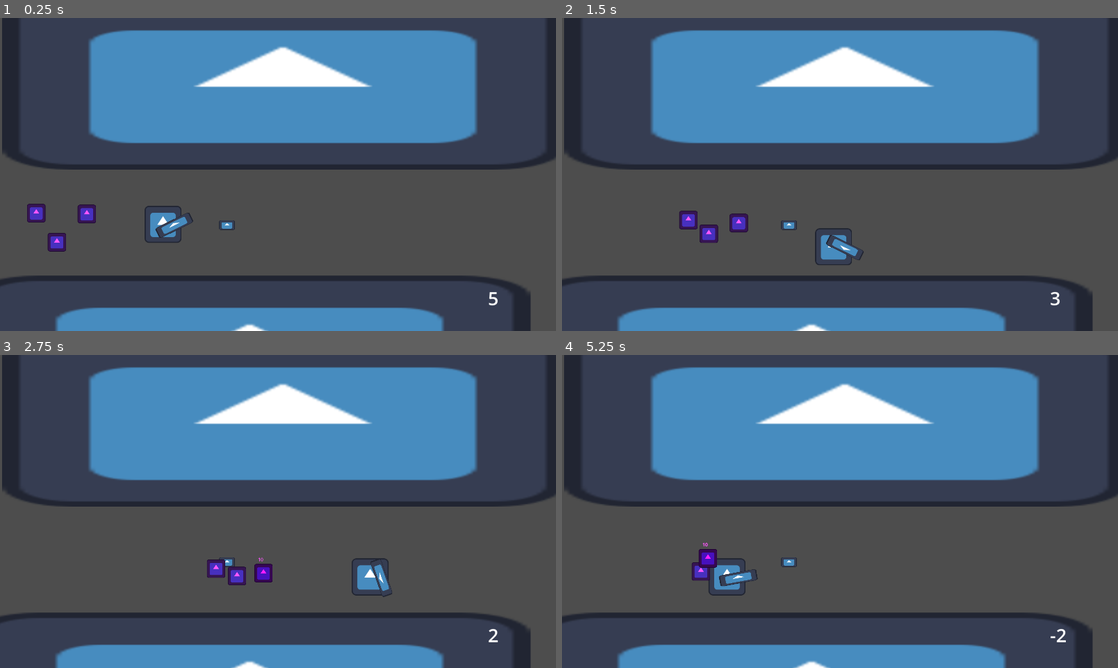
Above: before the commit, frames 1-4 (two rows, left to right).
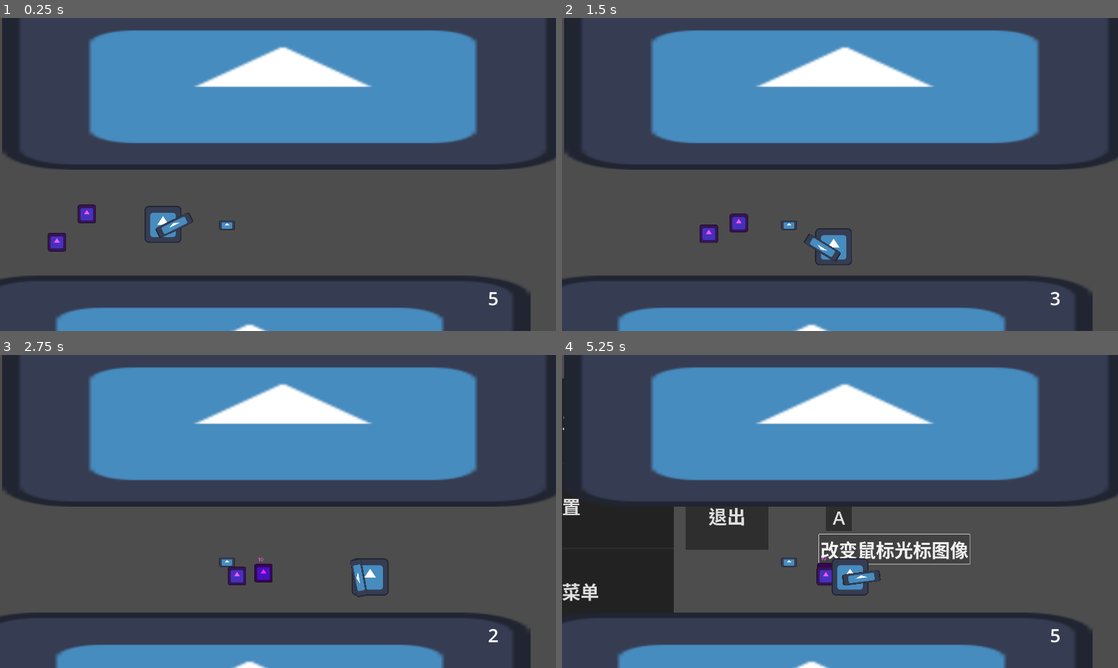
Above: after the commit, the same moments.

Repository: Ye96516/hahah
Game: Godot game, scene res://scenes/level1/level1.tscn
Same seed, same stepped clock (60 frames per second), same inputs: the game is played once before the commit and once after it. Before the commit the project has no main scene; this scene is started directly in both runs. The engine's default icon, where the game draws it, is replaced by a stand-in: a white triangle on a blue panel in a dark square.
Inputs (mouse positions are in pixels of both pictures, inside the frame that each line leads up to):
- Up to frame 1 (0.25 s): no input
- Up to frame 2 (1.5 s): tap Enter at 0.5 s; move the mouse to (962, 158) at 0.52 s; press the mouse at (962, 158) at 0.53 s; hold D (move_right) 0.53-1.28 s; tap E (pick_up) at 0.6 s; move the mouse to (728, 190) at 1.27 s; release the mouse at (728, 190) at 1.28 s; hold S (move_down) from 1.28 s (still down); click (728, 190) at 1.35 s
- Up to frame 3 (2.75 s): tap E (pick_up) at 1.55 s; move the mouse to (333, 442) at 2.02 s; release S (move_down) at 2.03 s; press the mouse at (333, 442) at 2.03 s; hold D (move_right) from 2.03 s (still down); tap W (move_top) at 2.1 s
- Up to frame 4 (5.25 s): move the mouse to (812, 574) at 2.77 s; release D (move_right) at 2.78 s; release the mouse at (812, 574) at 2.78 s; hold Shift (speed_up, bound only after the commit) 2.78-3.53 s; tap E (pick_up) at 2.85, 4.35 s; click (812, 574) at 2.92 s; move the mouse to (1006, 558) at 3.52 s; press the mouse at (1006, 558) at 3.53 s; hold A (move_left) 3.53-5 s; tap Escape (pause, bound only after the commit) at 4.15 s; move the mouse to (673, 464) at 4.27 s; release the mouse at (673, 464) at 4.28 s; click (673, 464) at 4.42 s; click (895, 549) at 5 s, where only the run after the commit has a clickable "改变鼠标光标图像"

The runs differ from the first frame. In frame 1, 0.2% of the frame differs, in the area x 4-9%, y 59-66%; in frame 2, 0.5%; in frame 3, 0.4%; in frame 4, 12%, in the area x 0-91%, y 7-92%.

Commit message:
基础框架基本完成

Diff:
--- a/data/res_script/entity_attributes.gd
+++ b/data/res_script/entity_attributes.gd
@@ -5,6 +5,7 @@
 	"speed"=30000,
 	"health"=100,
 	"ap"=10,
+	"max_quantity"=1,
 	"quantity"=1,
 	"defense"=0,
 	"atk_speed"=1.0,
--- a/project.godot
+++ b/project.godot
@@ -11,6 +11,7 @@
 [application]
 
 config/name="hahahaha"
+run/main_scene="res://scenes/start_menu/start_menu.tscn"
 config/features=PackedStringArray("4.3", "GL Compatibility")
 config/icon="res://icon.svg"
 
@@ -67,6 +68,16 @@
 "events": [Object(InputEventKey,"resource_local_to_scene":false,"resource_name":"","device":-1,"window_id":0,"alt_press …(192 unchanged characters)…
 ]
 }
+pause={
+"deadzone": 0.5,
+"events": [Object(InputEventKey,"resource_local_to_scene":false,"resource_name":"","device":-1,"window_id":0,"alt_pressed":false,"shift_pressed":false,"ctrl_pressed":false,"meta_pressed":false,"pressed":false,"keycode":0,"physical_keycode":4194305,"key_label":0,"unicode":0,"location":0,"echo":false,"script":null)
+]
+}
+speed_up={
+"deadzone": 0.5,
+"events": [Object(InputEventKey,"resource_local_to_scene":false,"resource_name":"","device":-1,"window_id":0,"alt_pressed":false,"shift_pressed":false,"ctrl_pressed":false,"meta_pressed":false,"pressed":false,"keycode":0,"physical_keycode":4194325,"key_label":0,"unicode":0,"location":0,"echo":false,"script":null)
+]
+}
 
 [layer_names]
 
--- a/scenes/bullet/bullet.gd
+++ b/scenes/bullet/bullet.gd
@@ -2,16 +2,19 @@
 
 @export var attri:Dictionary={
 	"ap":0,
-	"quantity":1,
+	"max_quantity":1,
 	"atk_speed":0.0,
 	"reload_cd":0.0,
 }
+@onready var panel_container: PanelContainer = $CanvasLayer/PanelContainer
 
 func _on_bullet_area_body_entered(body: Node2D) -> void:
 	if body is Player:
 		body.bullet=self
 		body.can_pick=true
+		panel_container.visible=true
 
 func _on_bullet_area_body_exited(body: Node2D) -> void:
 	if body is Player:
 		body.can_pick=false
+		panel_container.visible=false
--- a/scenes/bullet/bullet.tscn
+++ b/scenes/bullet/bullet.tscn
@@ -10,12 +10,6 @@
 scale = Vector2(0.421875, 0.257813)
 texture = ExtResource("1_6n7t8")
 script = ExtResource("2_t1pjr")
-attri = {
-"ap": 20,
-"atk_speed": 0.0,
-"quantity": 1,
-"reload_cd": 0.0
-}
 
 [node name="BulletArea" type="Area2D" parent="."]
 collision_layer = 4
@@ -24,5 +18,23 @@
 position = Vector2(7.06425e-07, -1.9394)
 shape = SubResource("RectangleShape2D_thug2")
 
+[node name="CanvasLayer" type="CanvasLayer" parent="."]
+layer = 0
+
+[node name="PanelContainer" type="PanelContainer" parent="CanvasLayer"]
+visible = false
+anchors_preset = -1
+anchor_right = 0.021
+anchor_bottom = 0.037
+offset_left = 782.0
+offset_top = 907.0
+offset_right = 984.68
+offset_bottom = 965.04
+
+[node name="Text" type="RichTextLabel" parent="CanvasLayer/PanelContainer"]
+layout_mode = 2
+theme_override_font_sizes/normal_font_size = 64
+text = "按e拾取"
+
 [connection signal="body_entered" from="BulletArea" to="." method="_on_bullet_area_body_entered"]
 [connection signal="body_exited" from="BulletArea" to="." method="_on_bullet_area_body_exited"]
--- /dev/null
+++ b/scenes/bullet_pic/bullet_pic.gd
@@ -0,0 +1,7 @@
+extends Sprite2D
+
+@export var speed:int=10000
+var dir:Vector2
+
+func _physics_process(delta: float) -> void:
+	self.global_position+=dir*speed*delta
--- /dev/null
+++ b/scenes/bullet_pic/bullet_pic.tscn
@@ -0,0 +1,9 @@
+[gd_scene load_steps=3 format=3 uid="uid://dgxc7hlu7ihhm"]
+
+[ext_resource type="Texture2D" uid="uid://bvhxhpwx7sekj" path="res://icon.svg" id="1_cwnml"]
+[ext_resource type="Script" path="res://scenes/bullet_pic/bullet_pic.gd" id="2_8cy1f"]
+
+[node name="BulletPic" type="Sprite2D"]
+scale = Vector2(0.75, 0.21875)
+texture = ExtResource("1_cwnml")
+script = ExtResource("2_8cy1f")
--- a/scenes/level1/level1.tscn
+++ b/scenes/level1/level1.tscn
@@ -84,15 +84,22 @@
 
 [node name="Enemy" parent="Enemy" instance=ExtResource("4_oqw5t")]
 position = Vector2(238, 668)
-self_res = SubResource("Resource_pdl1r")
+self_res = SubResource("Resource_vg08l")
 
 [node name="Enemy2" parent="Enemy" instance=ExtResource("4_oqw5t")]
 position = Vector2(135, 784)
-self_res = SubResource("Resource_02dnw")
+self_res = SubResource("Resource_yb128")
 
 [node name="Enemy3" parent="Enemy" instance=ExtResource("4_oqw5t")]
+visible = false
 position = Vector2(63, 668)
-self_res = SubResource("Resource_omgta")
+self_res = SubResource("Resource_4grus")
 
 [node name="Bullet" parent="." instance=ExtResource("6_pnppt")]
 position = Vector2(784, 715)
+attri = {
+"ap": 20,
+"atk_speed": 0.0,
+"max_quantity": 10,
+"reload_cd": 0.0
+}
--- /dev/null
+++ b/scenes/pause_menu/exit.gd
@@ -0,0 +1,6 @@
+extends Button
+
+
+func _on_pressed() -> void:
+	owner.visible=false
+	get_tree().paused=false
--- /dev/null
+++ b/scenes/pause_menu/home.gd
@@ -0,0 +1,9 @@
+extends Button
+
+
+
+func _on_pressed() -> void:
+	get_tree().paused=false
+	get_tree().change_scene_to_file("res://scenes/start_menu/start_menu.tscn")
+
+	pass # Replace with function body.
--- /dev/null
+++ b/scenes/pause_menu/pause_menu.tscn
@@ -0,0 +1,60 @@
+[gd_scene load_steps=6 format=3 uid="uid://dk657jr743br8"]
+
+[ext_resource type="Script" path="res://scenes/pause_menu/home.gd" id="1_l21ax"]
+[ext_resource type="Script" path="res://scenes/pause_menu/setting.gd" id="2_dpxch"]
+[ext_resource type="PackedScene" uid="uid://dnvmjwuu7v5sq" path="res://scenes/setting/setting.tscn" id="3_2m84y"]
+[ext_resource type="Script" path="res://scenes/pause_menu/exit.gd" id="3_j0mqh"]
+
+[sub_resource type="Theme" id="Theme_q7h5n"]
+Button/font_sizes/font_size = 64
+
+[node name="PauseMenu" type="Control"]
+process_mode = 3
+layout_mode = 3
+anchors_preset = 15
+anchor_right = 1.0
+anchor_bottom = 1.0
+grow_horizontal = 2
+grow_vertical = 2
+theme = SubResource("Theme_q7h5n")
+
+[node name="PanelContainer" type="PanelContainer" parent="."]
+layout_mode = 1
+anchors_preset = 5
+anchor_left = 0.5
+anchor_right = 0.5
+offset_left = -386.0
+offset_top = 81.0
+offset_right = 386.0
+offset_bottom = 959.0
+grow_horizontal = 2
+
+[node name="VBoxContainer" type="VBoxContainer" parent="PanelContainer"]
+layout_mode = 2
+
+[node name="Home" type="Button" parent="PanelContainer/VBoxContainer"]
+layout_mode = 2
+size_flags_vertical = 3
+text = "返回主页"
+script = ExtResource("1_l21ax")
+
+[node name="Setting" type="Button" parent="PanelContainer/VBoxContainer"]
+layout_mode = 2
+size_flags_vertical = 3
+text = "设置"
+script = ExtResource("2_dpxch")
+
+[node name="Exit" type="Button" parent="PanelContainer/VBoxContainer"]
+layout_mode = 2
+size_flags_vertical = 3
+text = "退出菜单"
+script = ExtResource("3_j0mqh")
+
+[node name="Setting" parent="." instance=ExtResource("3_2m84y")]
+unique_name_in_owner = true
+visible = false
+layout_mode = 1
+
+[connection signal="pressed" from="PanelContainer/VBoxContainer/Home" to="PanelContainer/VBoxContainer/Home" method="_on_pressed"]
+[connection signal="pressed" from="PanelContainer/VBoxContainer/Setting" to="PanelContainer/VBoxContainer/Setting" method="_on_pressed"]
+[connection signal="pressed" from="PanelContainer/VBoxContainer/Exit" to="PanelContainer/VBoxContainer/Exit" method="_on_pressed"]
--- /dev/null
+++ b/scenes/pause_menu/setting.gd
@@ -0,0 +1,7 @@
+extends Button
+
+@onready var setting: Control = %Setting
+
+func _on_pressed() -> void:
+	setting.visible=true
+	pass # Replace with function body.
--- a/scenes/player/data/player.tres
+++ b/scenes/player/data/player.tres
@@ -6,9 +6,10 @@
 script = ExtResource("1_uhmyd")
 entity = {
 "ap": 10,
-"atk_speed": 1.0,
+"atk_speed": 0.2,
 "defense": 0,
 "health": 100,
+"max_quantity": 5,
 "name": "player",
 "quantity": 5,
 "reload_cd": 0.5,
--- a/scenes/player/player.gd
+++ b/scenes/player/player.gd
@@ -2,11 +2,17 @@
 
 @onready var ray_cast_2d: RayCast2D = %RayCast2D
 @onready var state_machine: StateMachine = $StateMachine
+@onready var bullet_quantity: Label = %BulletQuantity
+@onready var show_node: Node2D = $Show
+@onready var soda_can: Sprite2D = $Show/SodaCan
+@onready var pause_menu:=preload("res://scenes/pause_menu/pause_menu.tscn")
+
 @export var self_res:EntityAtrributes
 
 var direction:Vector2
 var can_pick:bool
 var bullet:Bullet
+var is_first_scale_change:bool=true
 
 func _ready() -> void:
 	pass
@@ -16,13 +22,47 @@
 	velocity= direction * self_res.entity["speed"]*delta
 	move_and_slide()
 
+	#拾取逻辑
 	if Input.is_action_just_pressed("pick_up") &&can_pick:
 		self_res.entity["ap"]=bullet.attri["ap"]
-		self_res.entity["quantity"]=bullet.attri["quantity"]
 		self_res.entity["atk_speed"]=bullet.attri["atk_speed"]
 		self_res.entity["reload_cd"]=bullet.attri["reload_cd"]
+		self_res.entity["max_quantity"]=bullet.attri["max_quantity"]
+		self_res.entity["quantity"]=self_res.entity["max_quantity"]
+		bullet_quantity.text=str(self_res.entity["quantity"])
 		bullet.queue_free()
 
-func on_death(n):
-	if n=="player":
-		state_machine.change_state("Death")
+	var mouse_pos:Vector2=get_viewport().get_mouse_position()
+	var local_mouse_pos:Vector2=self.to_local(mouse_pos)
+	if local_mouse_pos.x>0:
+		handle_show_node_scale(false)
+	else:
+		handle_show_node_scale(true)
+
+func on_death():
+	state_machine.change_state("Death")
+
+func handle_show_node_scale(is_flip:bool):
+	if not is_flip && is_first_scale_change:
+		show_node.scale.x=1
+		soda_can.is_flip=false
+		ray_cast_2d.is_flip=false
+		is_first_scale_change=false
+
+	elif is_flip && not is_first_scale_change:
+		show_node.scale.x=-1
+		soda_can.is_flip=true
+		ray_cast_2d.is_flip=true
+		is_first_scale_change=true
+
+func _input(event: InputEvent) -> void:
+	if event.is_action_pressed("pause"):
+		var pause_menu_ins:=pause_menu.instantiate()
+		get_parent().call_deferred("add_child",pause_menu_ins)
+		get_tree().paused=!get_tree().paused
+
+	#加速
+	if event.is_action_pressed("speed_up"):
+		self_res.entity["speed"]*=2
+	if event.is_action_released("speed_up"):
+		self_res.entity["speed"]/=2
--- a/scenes/player/player.tscn
+++ b/scenes/player/player.tscn
@@ -13,22 +13,31 @@
 radius = 61.0082
 
 [node name="Player" type="CharacterBody2D" groups=["player"]]
+z_index = 1
 collision_mask = 11
 motion_mode = 1
 script = ExtResource("1_fhpln")
 self_res = ExtResource("2_bvmpp")
 
-[node name="Icon" type="Sprite2D" parent="."]
+[node name="Show" type="Node2D" parent="."]
+
+[node name="Icon" type="Sprite2D" parent="Show"]
 texture = ExtResource("1_2yctf")
 
-[node name="CollisionShape2D" type="CollisionShape2D" parent="."]
-shape = SubResource("CircleShape2D_bu7vi")
+[node name="SodaCan" parent="Show" instance=ExtResource("8_2itht")]
+position = Vector2(39, 3.00002)
 
-[node name="Camera2D" type="Camera2D" parent="."]
+[node name="Camera2D" type="Camera2D" parent="Show"]
 limit_left = 0
 limit_top = 0
 limit_right = 1920
 limit_bottom = 1080
+
+[node name="RayCastRemote" type="RemoteTransform2D" parent="Show"]
+remote_path = NodePath("../../StateMachine/Shoot/RayCast2D")
+
+[node name="CollisionShape2D" type="CollisionShape2D" parent="."]
+shape = SubResource("CircleShape2D_bu7vi")
 
 [node name="StateMachine" type="Node" parent="." node_paths=PackedStringArray("current_state")]
 script = ExtResource("4_o5jed")
@@ -43,14 +52,11 @@
 collision_mask = 8
 script = ExtResource("3_huqfe")
 
+[node name="ReloadCD" type="Timer" parent="StateMachine/Shoot"]
+one_shot = true
+
 [node name="Death" type="Node" parent="StateMachine"]
 script = ExtResource("6_55bke")
-
-[node name="RayCastRemote" type="RemoteTransform2D" parent="."]
-remote_path = NodePath("../StateMachine/Shoot/RayCast2D")
-
-[node name="SodaCan" parent="." instance=ExtResource("8_2itht")]
-position = Vector2(39, 3.00002)
 
 [node name="CanvasLayer" type="CanvasLayer" parent="."]
 
--- a/scenes/player/ray_cast_2d.gd
+++ b/scenes/player/ray_cast_2d.gd
@@ -1,29 +1,56 @@
 extends RayCast2D
 
 const RAYCAST_LENGTH:int=3000
-var one_shoot:bool=true
+var one_shoot:bool
+var is_flip:bool
+var time:float
 
+@onready var bullet_pic:=preload("res://scenes/bullet_pic/bullet_pic.tscn")
 @onready var bullet_quantity: Label = %BulletQuantity
+@onready var reload_cd: Timer = $"../ReloadCD"
 
 func _ready() -> void:
 	bullet_quantity.text=str(owner.self_res.entity["quantity"])
 
 func _physics_process(delta: float) -> void:
+	time+=delta
 	if self.is_colliding() && one_shoot:
 		var collider=self.get_collider()
 		if is_instance_valid(collider):
 			if collider.is_in_group("enemy"):
-				var h=NA.calculate_health(owner.self_res,collider.self_res)
+				NA.calculate_health(owner.self_res,collider.self_res)
 				one_shoot=false
 
 func _input(event: InputEvent) -> void:
-	if event.is_action_pressed("shoot"):
-		owner.self_res.entity["quantity"]-=1
-		bullet_quantity.text=str(owner.self_res.entity["quantity"])
-		raycast_shoot()
+	#主要的射击逻辑
+	if time>=owner.self_res.entity["atk_speed"] && owner.self_res.entity["quantity"]>0:
+		if event.is_action_pressed("shoot"):
+			owner.self_res.entity["quantity"]-=1
+			bullet_quantity.text=str(owner.self_res.entity["quantity"])
+			raycast_shoot()
+			time=0
+			if owner.self_res.entity["quantity"]<=0:
+				if owner.self_res.entity["reload_cd"]>0:
+					reload_cd.wait_time=owner.self_res.entity["reload_cd"]
+					reload_cd.start()
+					reload_cd.timeout.connect(func():
+						owner.self_res.entity["quantity"]\
+						=owner.self_res.entity["max_quantity"]
+						bullet_quantity.text=str(owner.self_res.entity["quantity"])
+					)
+				elif is_equal_approx(owner.self_res.entity["reload_cd"],0):
+					owner.self_res.entity["quantity"]\
+						=owner.self_res.entity["max_quantity"]
 
 func raycast_shoot():
 	one_shoot=true
 	var mouse_pos:Vector2=get_viewport().get_mouse_position()
 	var local_mouse_pos:Vector2=self.to_local(mouse_pos).normalized()
+	var bp_ins:=bullet_pic.instantiate()
+	bp_ins.global_position=owner.global_position
+	if not is_flip:
+		bp_ins.dir=local_mouse_pos
+	else:
+		bp_ins.dir=Vector2(-local_mouse_pos.x,local_mouse_pos.y)
+	owner.get_parent().call_deferred("add_child",bp_ins)
 	self.target_position=local_mouse_pos*RAYCAST_LENGTH
--- a/scenes/setting/change_key_pos.gd
+++ b/scenes/setting/change_key_pos.gd
@@ -1,4 +1,4 @@
-extends Node
+extends Control
 
 @onready var move_right: Button = $MoveRight
 
--- /dev/null
+++ b/scenes/setting/exit.gd
@@ -0,0 +1,5 @@
+extends Button
+
+
+func _on_pressed() -> void:
+	owner.visible=false
--- a/scenes/setting/setting.gd
+++ b/scenes/setting/setting.gd
@@ -1,3 +1,9 @@
 extends Control
 
-@export var node:Node=Node.new()
+
+#func _on_gui_input(event: InputEvent) -> void:
+	#if event is InputEventMouseButton:
+		#if event.button_index==MOUSE_BUTTON_LEFT and event.is_pressed():
+			#self.visible=false
+
+	#pass # Replace with function body.
--- a/scenes/setting/setting.tscn
+++ b/scenes/setting/setting.tscn
@@ -6,6 +6,13 @@
 [ext_resource type="Script" path="res://scenes/setting/change_key_pos.gd" id="4_8qoxy"]
 [ext_resource type="Script" path="res://scenes/setting/change_button_icon.gd" id="5_gxj7x"]
 [ext_resource type="Script" path="res://data/custom_node/UI_hover.gd" id="6_t78cv"]
+[ext_resource type="Script" path="res://scenes/setting/exit.gd" id="7_ed8at"]
+
+[sub_resource type="Theme" id="Theme_pt4ee"]
+Button/font_sizes/font_size = 64
+
+[sub_resource type="StyleBoxFlat" id="StyleBoxFlat_tgfxt"]
+bg_color = Color(0.836843, 0.503893, 0.322688, 1)
 
 [node name="Setting" type="Control"]
 layout_mode = 3
@@ -14,34 +21,45 @@
 anchor_bottom = 1.0
 grow_horizontal = 2
 grow_vertical = 2
+theme = SubResource("Theme_pt4ee")
 script = ExtResource("1_gcp4l")
+
+[node name="Panel" type="Panel" parent="."]
+layout_mode = 1
+anchors_preset = 15
+anchor_right = 1.0
+anchor_bottom = 1.0
+grow_horizontal = 2
+grow_vertical = 2
+theme_override_styles/panel = SubResource("StyleBoxFlat_tgfxt")
 
 [node name="Resolution" type="OptionButton" parent="."]
 layout_mode = 0
-offset_left = 821.0
-offset_top = 272.0
-offset_right = 1005.0
-offset_bottom = 340.0
+offset_left = 866.0
+offset_top = 268.0
+offset_right = 1050.0
+offset_bottom = 336.0
 script = ExtResource("2_i80b5")
 
 [node name="Volume" type="HSlider" parent="."]
 layout_mode = 0
-offset_left = 752.0
-offset_top = 414.0
-offset_right = 1112.0
-offset_bottom = 470.0
+offset_left = 794.0
+offset_top = 409.0
+offset_right = 1154.0
+offset_bottom = 465.0
 max_value = 1.0
 step = 0.01
 script = ExtResource("3_gt6wv")
 
-[node name="ChangeKeyPos" type="Node" parent="."]
+[node name="ChangeKeyPos" type="Control" parent="."]
+anchors_preset = 0
 script = ExtResource("4_8qoxy")
 
 [node name="MoveRight" type="Button" parent="ChangeKeyPos"]
-offset_left = 881.0
-offset_top = 518.0
-offset_right = 971.0
-offset_bottom = 599.0
+offset_left = 911.0
+offset_top = 512.0
+offset_right = 1001.0
+offset_bottom = 593.0
 button_mask = 0
 text = "D"
 
@@ -50,10 +68,10 @@
 
 [node name="ChangeButtonIcon" type="Button" parent="."]
 layout_mode = 0
-offset_left = 857.0
-offset_top = 624.0
-offset_right = 993.0
-offset_bottom = 725.0
+offset_left = 888.0
+offset_top = 619.0
+offset_right = 1024.0
+offset_bottom = 720.0
 text = "改变鼠标光标图像"
 script = ExtResource("5_gxj7x")
 
@@ -61,7 +79,18 @@
 script = ExtResource("6_t78cv")
 anim_type = 3
 
+[node name="Exit" type="Button" parent="."]
+layout_mode = 0
+offset_left = 427.0
+offset_top = 436.0
+offset_right = 713.0
+offset_bottom = 672.0
+text = "退出"
+script = ExtResource("7_ed8at")
+
+[connection signal="gui_input" from="." to="." method="_on_gui_input"]
 [connection signal="item_selected" from="Resolution" to="Resolution" method="_on_resolution_item_selected"]
 [connection signal="value_changed" from="Volume" to="Volume" method="_on_value_changed"]
 [connection signal="pressed" from="ChangeKeyPos/MoveRight" to="ChangeKeyPos" method="_on_move_right_pressed"]
 [connection signal="pressed" from="ChangeButtonIcon" to="ChangeButtonIcon" method="_on_pressed"]
+[connection signal="pressed" from="Exit" to="Exit" method="_on_pressed"]
--- a/scenes/setting/volume.gd
+++ b/scenes/setting/volume.gd
@@ -6,6 +6,6 @@
 	if sl.has_key("volume"):
 		self.value=sl.load_data("volume")
 
-func _on_value_changed(value: float) -> void:
-	AudioPlayer.set_volume(0,value)
-	sl.save_data("volume",value)
+func _on_value_changed(valu: float) -> void:
+	AudioPlayer.set_volume(0,valu)
+	sl.save_data("volume",valu)
--- a/scenes/soda_can/soda_can.gd
+++ b/scenes/soda_can/soda_can.gd
@@ -1,15 +1,20 @@
 extends Sprite2D
 
+var is_flip:bool
 
 func _process(delta: float) -> void:
 	# 获取鼠标在世界空间中的位置
-	var mouse_position = get_global_mouse_position()
+	var mouse_position:Vector2 = get_global_mouse_position()
 
 	# 计算武器到鼠标的方向向量
-	var direction = mouse_position - self.global_position
+	var direction:Vector2 = mouse_position - self.global_position
 
 	# 计算旋转角度（以弧度表示）
-	var angle = direction.angle()
+	var angle:float
+	if is_flip:
+		angle=-direction.angle()
+	else:
+		angle=direction.angle()
 
 	# 设置武器的旋转角度
 	self.rotation = angle
--- /dev/null
+++ b/scenes/start_menu/exit.gd
@@ -0,0 +1,11 @@
+extends Button
+
+
+# Called when the node enters the scene tree for the first time.
+func _ready() -> void:
+	pass # Replace with function body.
+
+
+# Called every frame. 'delta' is the elapsed time since the previous frame.
+func _process(delta: float) -> void:
+	pass
--- /dev/null
+++ b/scenes/start_menu/setting.gd
@@ -0,0 +1,9 @@
+extends Button
+
+@onready var setting:=preload("res://scenes/setting/setting.tscn")
+
+func _on_pressed() -> void:
+	var setting_ins:=setting.instantiate()
+	owner.get_parent().call_deferred("add_child",setting_ins)
+	setting_ins.visible=true
+	pass # Replace with function body.
--- /dev/null
+++ b/scenes/start_menu/start_menu.tscn
@@ -0,0 +1,56 @@
+[gd_scene load_steps=5 format=3 uid="uid://b5r0wi2cn0gub"]
+
+[ext_resource type="Script" path="res://start_game.gd" id="1_dc58d"]
+[ext_resource type="Script" path="res://scenes/start_menu/setting.gd" id="2_2t1lu"]
+[ext_resource type="Script" path="res://scenes/start_menu/exit.gd" id="3_5msls"]
+
+[sub_resource type="Theme" id="Theme_6gsph"]
+Button/font_sizes/font_size = 64
+
+[node name="StartMenu" type="Control"]
+layout_mode = 3
+anchors_preset = 15
+anchor_right = 1.0
+anchor_bottom = 1.0
+grow_horizontal = 2
+grow_vertical = 2
+theme = SubResource("Theme_6gsph")
+
+[node name="Main" type="PanelContainer" parent="."]
+layout_mode = 1
+anchors_preset = 5
+anchor_left = 0.5
+anchor_right = 0.5
+offset_left = -373.0
+offset_top = 91.0
+offset_right = 409.0
+offset_bottom = 939.0
+grow_horizontal = 2
+
+[node name="VBoxContainer" type="VBoxContainer" parent="Main"]
+layout_mode = 2
+
+[node name="StartGame" type="Button" parent="Main/VBoxContainer"]
+layout_mode = 2
+size_flags_vertical = 3
+text = "开始游戏"
+script = ExtResource("1_dc58d")
+
+[node name="Setting" type="Button" parent="Main/VBoxContainer"]
+layout_mode = 2
+size_flags_vertical = 3
+text = "设置"
+script = ExtResource("2_2t1lu")
+
+[node name="Exit" type="Button" parent="Main/VBoxContainer"]
+layout_mode = 2
+size_flags_vertical = 3
+text = "退出游戏"
+script = ExtResource("3_5msls")
+
+[node name="Button4" type="Button" parent="Main/VBoxContainer"]
+layout_mode = 2
+size_flags_vertical = 3
+
+[connection signal="pressed" from="Main/VBoxContainer/StartGame" to="Main/VBoxContainer/StartGame" method="_on_pressed"]
+[connection signal="pressed" from="Main/VBoxContainer/Setting" to="Main/VBoxContainer/Setting" method="_on_pressed"]
--- /dev/null
+++ b/start_game.gd
@@ -0,0 +1,5 @@
+extends Button
+
+
+func _on_pressed() -> void:
+	get_tree().change_scene_to_file("res://scenes/level1/level1.tscn")
Not shown: 3 places in scenes/level1/level1.tscn that only renumber resources
Not shown: 1 places in scenes/player/data/player.tres that only renumber resources
Not shown: 1 places in scenes/player/player.tscn that only renumber resources
Not shown: 1 places in scenes/setting/setting.tscn that only renumber resources
